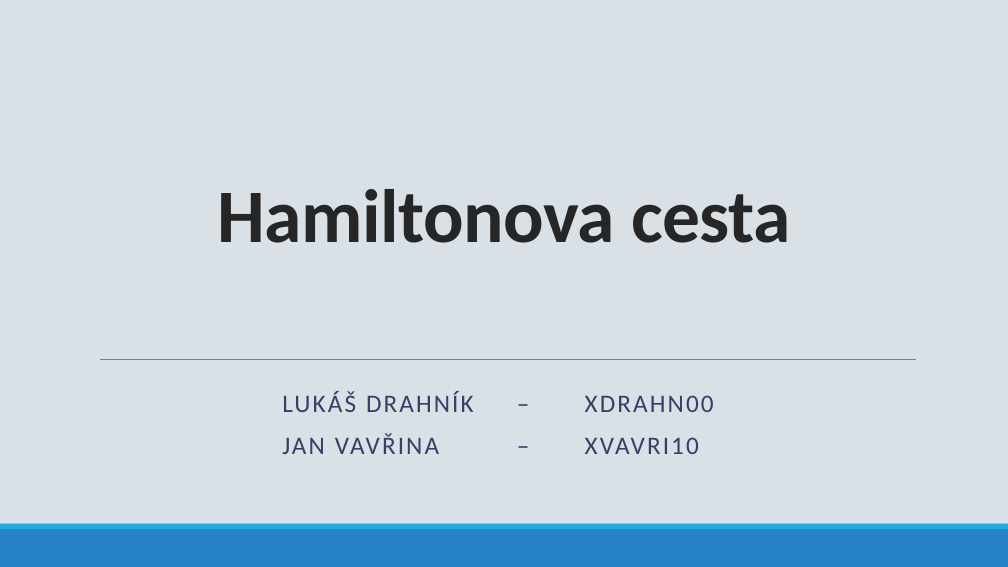
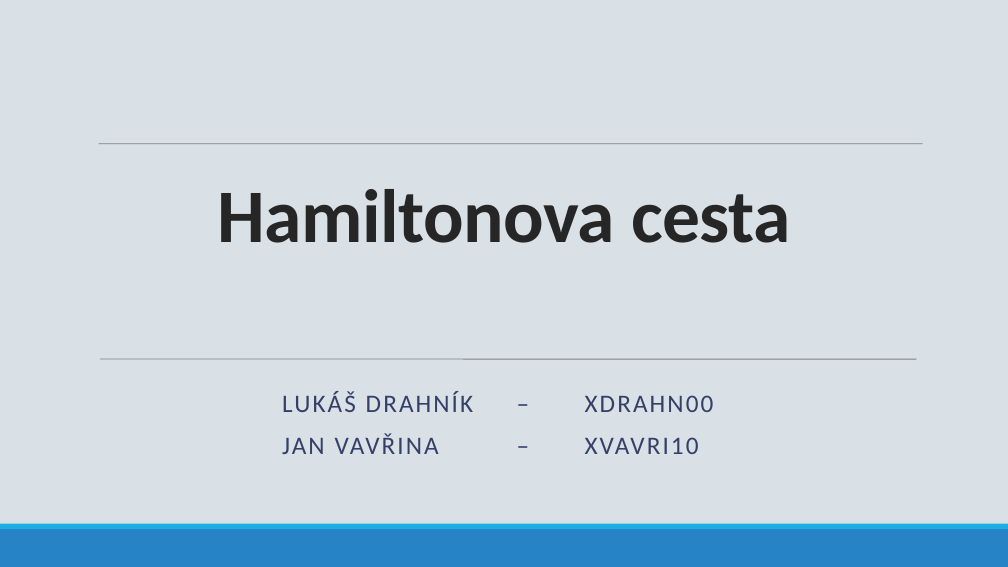
Before and after one commit to ldrahnik/ial_project_2019_2020, a slide deck: slide 1 of defense/presentation.pptx. Drawn at 1008x567 pixels with LibreOffice and Linux fonts; fonts in the diff are those of the drawing. Boxes give left, top, right and bottom in pixels: in the first picture for what was removed or moved away, otherwise in the second. Text is boxed around its words. In the diff, an @@ line names an element or a change of style, - is before the commit and + after.

```diff
--- a/defense/presentation.pptx
+++ b/defense/presentation.pptx
@@ line added from (99, 144) to (923, 144), #808080 0.75 pt @@
@@ line (100, 359) - (917, 359): stroke #808080 0.5 pt to #808080 0.75 pt @@
```
Also in this commit, not shown: 11 other slides changed.
